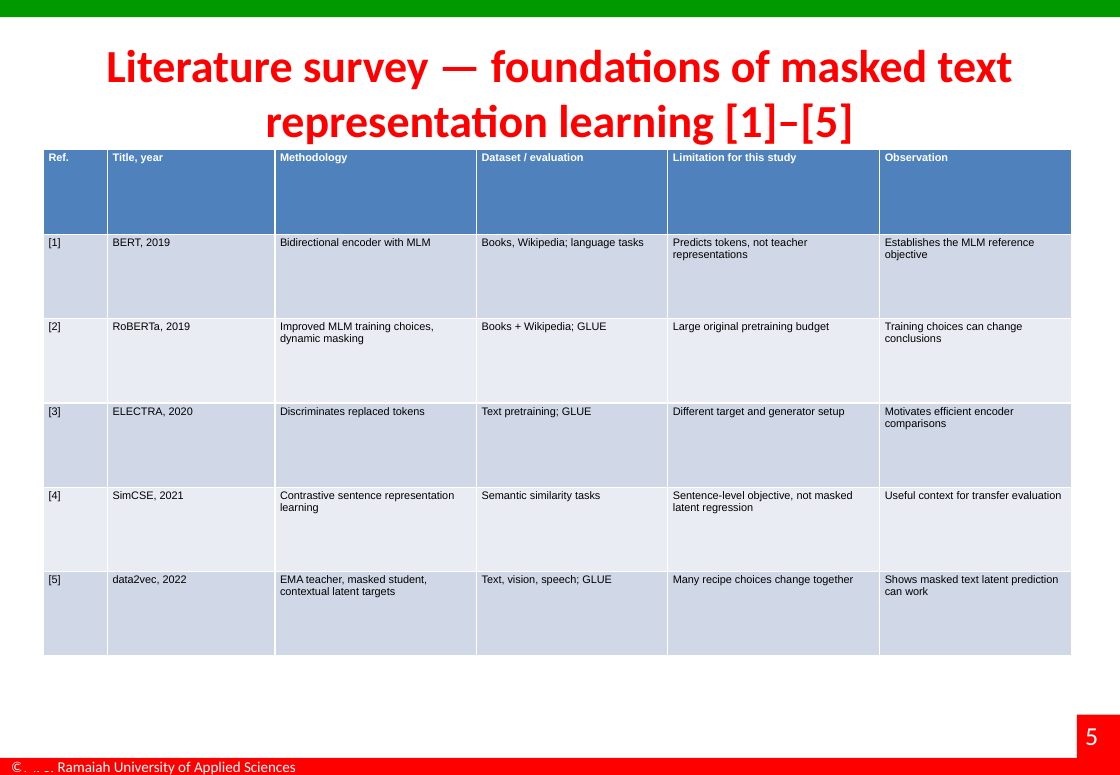
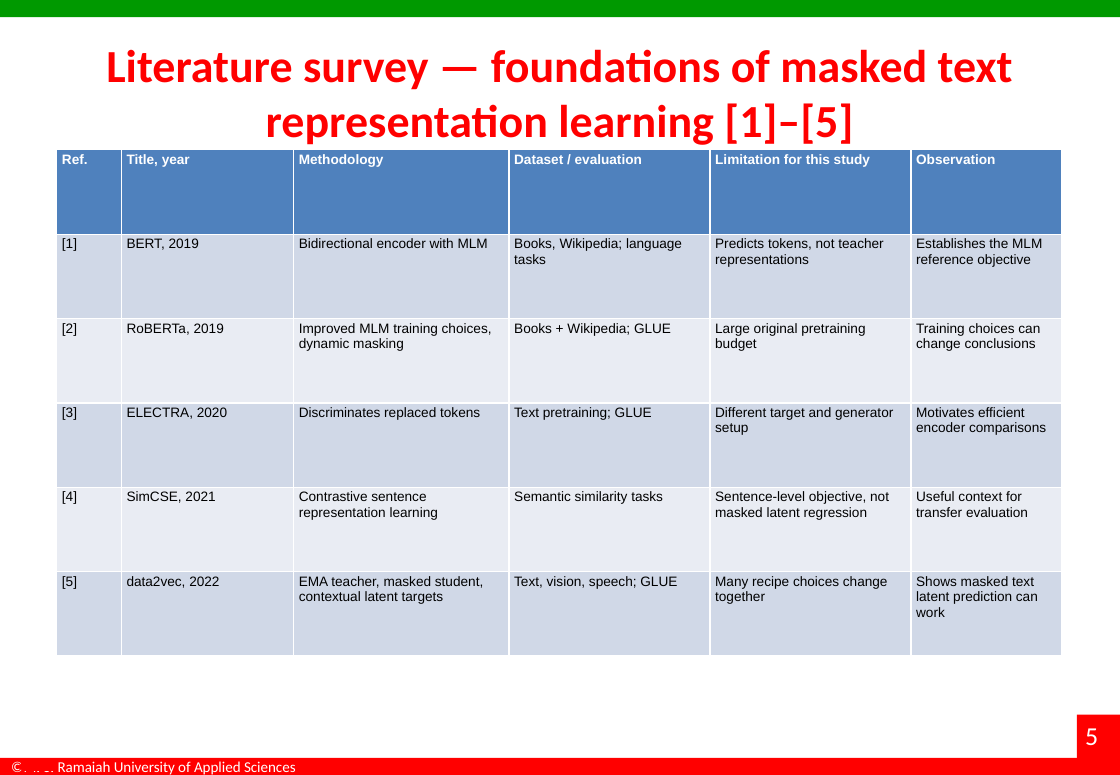
Before and after one commit to dakshadev/7th-sem, a slide deck: slide 5 of docs/Interim_Project_Presentation_7th-sem.pptx. Drawn at 1120x775 pixels with LibreOffice and Linux fonts; fonts in the diff are those of the drawing; background and template pictures are left out. Boxes give left, top, right and bottom in pixels: in the first picture for what was removed or moved away, otherwise in the second. Text is boxed around its words. In the diff, an @@ line names an element or a change of style, - is before the commit and + after.

Commit message:
docs(deck): type and alignment pass to presentation standard
Read as a viewer, not a thumbnail: six-column literature tables sat at 7.6pt, captions at 10pt, body
copy at 13pt, and every element type had its own left edge (tables 30pt, text 39pt, images 30-68pt).

- one left margin (0.55in) and one content width (700.8pt, i.e. the full area between margins)
- type floor raised: 20pt on the sparse slides, 17-18pt elsewhere, 15.5pt where the contents are
  dense, 10.5-11pt in tables, 11pt captions, 8.5pt references
- the longest paragraphs were rewritten in presentation register, since full sentences were the
  reason the type had to be small; the paper keeps the long form
- text blocks vertically balanced using PowerPoint's measured bound height instead of a guess
- column widths redistributed so Evidence has room and 'Completed' fits on one line
- orphan words removed from the conclusion bullets

Two regressions the render caught and this fixes: the references slide's two columns were being
stacked on one margin, and the repository link was being re-centred into the middle of the list.

scripts/polish_typography.ps1, scripts/rewrite_slide_copy.ps1, scripts/balance_text.ps1.

```diff
--- a/docs/Interim_Project_Presentation_7th-sem.pptx
+++ b/docs/Interim_Project_Presentation_7th-sem.pptx
@@ table at box(57, 150, 1061, 657) @@
@@ size 7.6 to 9.5 pt @@
@@ table: place and size @@
-table at box(43, 150, 1072, 657)
+table at box(57, 150, 1061, 657)
```
Also in this commit, not shown: 19 other slides changed, 6 other files.
